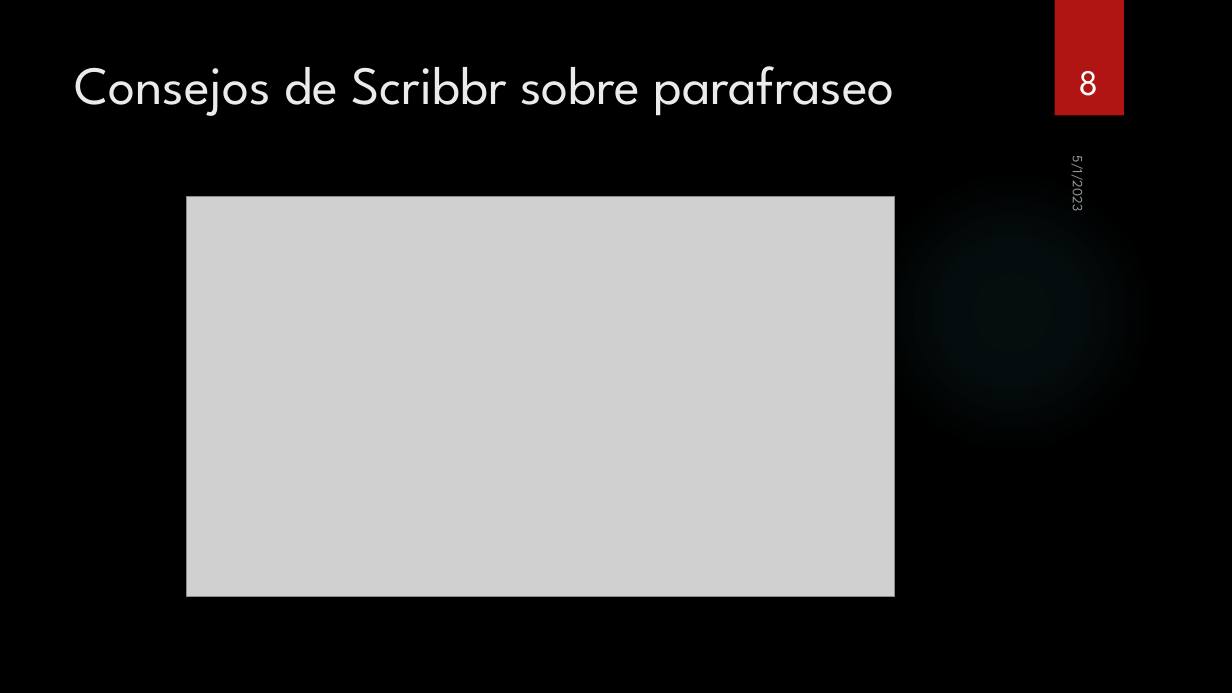
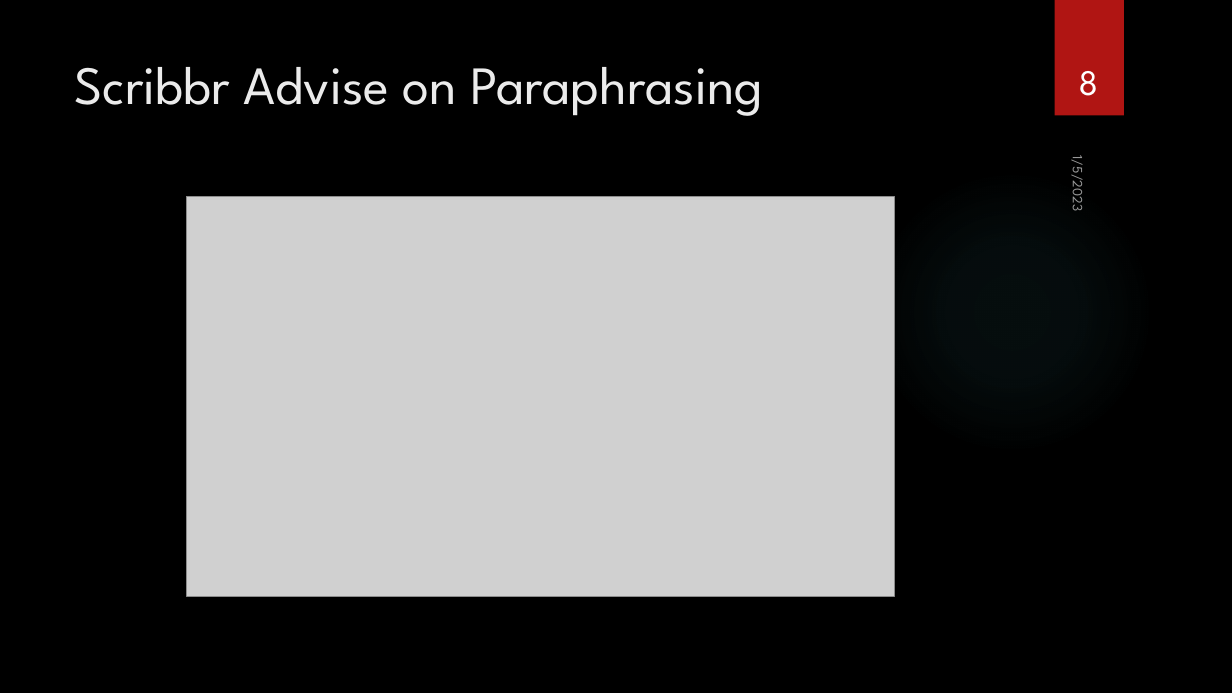
Before and after one commit to contic5/powerpoint-translator, a slide deck: slide 8 of results/Paraphrasing and Citing V2 Spanish.pptx. Drawn at 1232x693 pixels with LibreOffice and Linux fonts; fonts in the diff are those of the drawing; grey boxes stand for pictures; background and template pictures are left out. Boxes give left, top, right and bottom in pixels: in the first picture for what was removed or moved away, otherwise in the second. Text is boxed around its words. In the diff, an @@ line names an element or a change of style, - is before the commit and + after.

```diff
--- a/results/Paraphrasing and Citing V2 Spanish.pptx
+++ b/results/Paraphrasing and Citing V2 Spanish.pptx
@@ title at <box>75,67,763,116</box>: text changed @@
-Consejos de Scribbr sobre parafraseo
+Scribbr Advise on Paraphrasing
@@ text at <box>1068,161,1089,211</box>: text changed @@
-5/1/2023
+1/5/2023
```
Also in this commit, not shown: 8 other slides changed, 1 other file.
